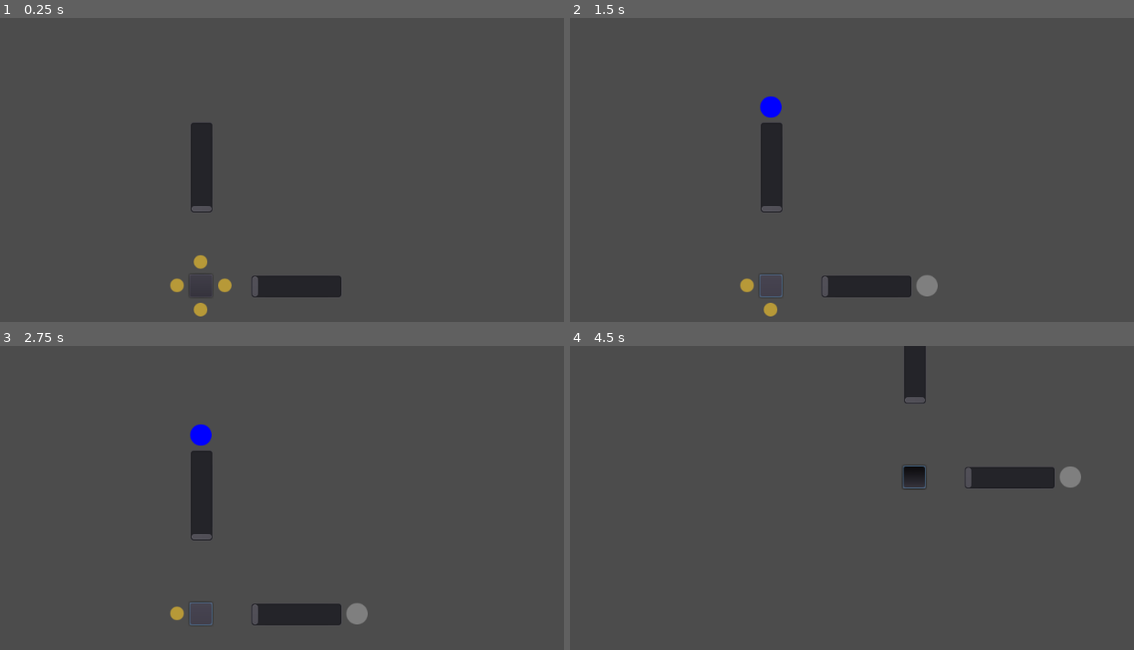
Above: before the commit, frames 1-4 (two rows, left to right).
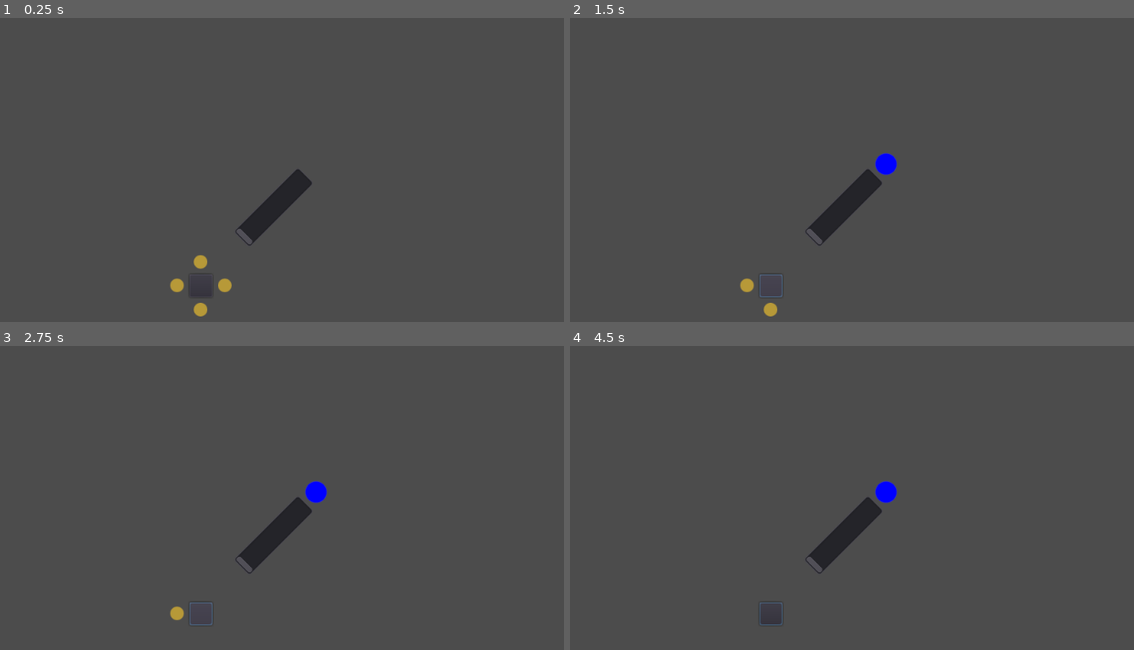
Above: after the commit, the same moments.

Repository: emshuttles/gamedevtv-gamejam-2023
Game: Godot game, scene res://src/objects/persometer/test_for_opening.tscn
Same seed, same stepped clock (60 frames per second), same inputs: the game is played once before the commit and once after it. Before the commit the project starts from res://src/objects/Persometer.tscn.
Inputs (mouse positions are in pixels of both pictures, inside the frame that each line leads up to):
- Up to frame 1 (0.25 s): no input
- Up to frame 2 (1.5 s): click (773, 285) at 0.5 s; click (773, 285) at 1.25 s
- Up to frame 3 (2.75 s): click (203, 613) at 2 s
- Up to frame 4 (4.5 s): tap Enter at 2.75, 4.25 s; drag from (840, 537) to (902, 464) at 2.77 s; tap Space at 3.5 s; drag from (682, 580) to (981, 400) at 3.52 s; move the mouse to (902, 464) at 4.27 s; click (902, 464) at 4.42 s

The runs differ from the first frame. In frame 1, 3.2% of the frame differs, in the area x 33-61%, y 34-92%; in frame 2, 3.9%, in the area x 33-66%, y 25-92%; in frame 3, 3.9%; in frame 4, 3.5%.

Commit message:
persometer dragging and open/close

Diff:
--- a/project.godot
+++ b/project.godot
@@ -8,10 +8,20 @@
 
 config_version=4
 
+_global_script_classes=[ {
+"base": "Node2D",
+"class": "Draggable",
+"language": "GDScript",
+"path": "res://src/components/draggable.gd"
+} ]
+_global_script_class_icons={
+"Draggable": ""
+}
+
 [application]
 
 config/name="GameDev.tv Game Jam 2023"
-run/main_scene="res://src/objects/Persometer.tscn"
+run/main_scene="res://src/objects/persometer/test_for_opening.tscn"
 config/icon="res://icon.png"
 
 [autoload]
--- a/src/components/draggable.gd
+++ b/src/components/draggable.gd
@@ -1,20 +1,25 @@
-extends Area2D
+class_name Draggable
+extends Node2D
 
 
 var _is_held := false
+var click_position:Vector2
 
 onready var parent:Node = get_parent()
 
+signal drag_ended()
+
 
 func _ready() -> void:
-	connect("input_event",self,"_on_input_event")
+	parent.connect("input_event",self,"_on_input_event")
+
 
 
 func _unhandled_input(event: InputEvent) -> void:
 	if event is InputEventMouseMotion:
 		event = event as InputEventMouseMotion
 		if _is_held:
-			parent.global_position = event.global_position
+			owner.global_position = event.position - click_position
 			get_tree().set_input_as_handled()
 
 
@@ -26,3 +31,8 @@
 				if event.pressed
 				else Input.MOUSE_MODE_VISIBLE)
 		Input.mouse_mode = mouse_mode
+		click_position = owner.get_local_mouse_position()
+
+		if not event.pressed:
+			_is_held = false
+			emit_signal("drag_ended")
--- a/src/objects/Persometer.tscn
+++ /dev/null
@@ -1,68 +0,0 @@
-[gd_scene load_steps=7 format=2]
-
-[ext_resource path="res://src/objects/persometer.gd" type="Script" id=1]
-[ext_resource path="res://assets/persometer/use.png" type="Texture" id=2]
-[ext_resource path="res://assets/persometer/warmth.png" type="Texture" id=3]
-[ext_resource path="res://src/objects/persometer/axis.tscn" type="PackedScene" id=4]
-[ext_resource path="res://src/components/draggable.gd" type="Script" id=5]
-
-[sub_resource type="RectangleShape2D" id=1]
-extents = Vector2( 159, 163.5 )
-
-[node name="Persometer" type="Node2D"]
-position = Vector2( 413, 360 )
-script = ExtResource( 1 )
-
-[node name="AxisX" parent="." instance=ExtResource( 4 )]
-
-[node name="AxisY" parent="." instance=ExtResource( 4 )]
-rotation = -1.5708
-
-[node name="WarmtY" type="Sprite" parent="."]
-visible = false
-position = Vector2( 14, -203 )
-texture = ExtResource( 3 )
-
-[node name="MarkerY" type="VScrollBar" parent="."]
-visible = false
-margin_left = -2.0
-margin_top = -182.0
-margin_right = 30.0
-margin_bottom = -54.0
-rect_min_size = Vector2( 32, 128 )
-min_value = 1.0
-max_value = 5.0
-step = 1.0
-value = 1.0
-
-[node name="ButtonActivate" type="Button" parent="."]
-margin_right = 12.0
-margin_bottom = 20.0
-rect_min_size = Vector2( 32, 32 )
-
-[node name="Uses" type="Sprite" parent="."]
-
-[node name="Use1" type="Sprite" parent="Uses"]
-position = Vector2( 15, -18 )
-texture = ExtResource( 2 )
-
-[node name="Use2" type="Sprite" parent="Uses"]
-position = Vector2( 49, 15 )
-texture = ExtResource( 2 )
-
-[node name="Use3" type="Sprite" parent="Uses"]
-position = Vector2( 15, 49 )
-texture = ExtResource( 2 )
-
-[node name="Use4" type="Sprite" parent="Uses"]
-position = Vector2( -18, 15 )
-texture = ExtResource( 2 )
-
-[node name="Draggable" type="Area2D" parent="."]
-script = ExtResource( 5 )
-
-[node name="CollisionShape2D" type="CollisionShape2D" parent="Draggable"]
-position = Vector2( 114, -91.5 )
-shape = SubResource( 1 )
-
-[connection signal="pressed" from="ButtonActivate" to="." method="_on_ButtonActivate_pressed"]
--- a/src/objects/persometer.gd
+++ /dev/null
@@ -1,26 +0,0 @@
-extends Node2D
-
-
-export var target_x:int = 3
-export var target_y:int = 5
-
-var use_count:int = 0
-export var use_max:int = 4
-
-func _ready() -> void:
-#	$WarmtY.modulate.a = 0
-#	$WarmtX.modulate.a = 0
-	pass
-
-
-func _on_ButtonActivate_pressed() -> void:
-	if use_count < use_max:
-		var use_highlight = $Uses.get_child(use_count)
-		use_highlight.visible = false
-		use_count += 1
-
-		$AxisX.check(target_x)
-		$AxisY.check(target_y)
-
-	else:
-		print("out of uses!")
--- /dev/null
+++ b/src/objects/persometer/Persometer.tscn
@@ -0,0 +1,187 @@
+[gd_scene load_steps=10 format=2]
+
+[ext_resource path="res://src/objects/persometer/axis.tscn" type="PackedScene" id=1]
+[ext_resource path="res://src/objects/persometer/persometer.gd" type="Script" id=2]
+[ext_resource path="res://src/components/draggable.gd" type="Script" id=3]
+[ext_resource path="res://assets/persometer/use.png" type="Texture" id=4]
+[ext_resource path="res://assets/persometer/warmth.png" type="Texture" id=5]
+
+[sub_resource type="RectangleShape2D" id=1]
+extents = Vector2( 159, 163.5 )
+
+[sub_resource type="Animation" id=2]
+length = 0.001
+tracks/0/type = "value"
+tracks/0/path = NodePath("AxisX:rotation_degrees")
+tracks/0/interp = 1
+tracks/0/loop_wrap = true
+tracks/0/imported = false
+tracks/0/enabled = true
+tracks/0/keys = {
+"times": PoolRealArray( 0 ),
+"transitions": PoolRealArray( 1 ),
+"update": 0,
+"values": [ -45.0 ]
+}
+tracks/1/type = "value"
+tracks/1/path = NodePath("AxisY:rotation_degrees")
+tracks/1/interp = 1
+tracks/1/loop_wrap = true
+tracks/1/imported = false
+tracks/1/enabled = true
+tracks/1/keys = {
+"times": PoolRealArray( 0 ),
+"transitions": PoolRealArray( 1 ),
+"update": 0,
+"values": [ -45.0 ]
+}
+
+[sub_resource type="Animation" id=4]
+resource_name = "close"
+length = 0.5
+tracks/0/type = "value"
+tracks/0/path = NodePath(".:rotation_degrees")
+tracks/0/interp = 1
+tracks/0/loop_wrap = true
+tracks/0/imported = false
+tracks/0/enabled = true
+tracks/0/keys = {
+"times": PoolRealArray(  ),
+"transitions": PoolRealArray(  ),
+"update": 0,
+"values": [  ]
+}
+tracks/1/type = "value"
+tracks/1/path = NodePath("AxisX:rotation_degrees")
+tracks/1/interp = 1
+tracks/1/loop_wrap = true
+tracks/1/imported = false
+tracks/1/enabled = true
+tracks/1/keys = {
+"times": PoolRealArray( 0, 0.5 ),
+"transitions": PoolRealArray( -2, -2 ),
+"update": 0,
+"values": [ 0.0, -45.0 ]
+}
+tracks/2/type = "value"
+tracks/2/path = NodePath("AxisY:rotation_degrees")
+tracks/2/interp = 1
+tracks/2/loop_wrap = true
+tracks/2/imported = false
+tracks/2/enabled = true
+tracks/2/keys = {
+"times": PoolRealArray( 0, 0.5 ),
+"transitions": PoolRealArray( 1, -2 ),
+"update": 0,
+"values": [ -90.0002, -45.0 ]
+}
+
+[sub_resource type="Animation" id=3]
+resource_name = "open"
+length = 0.5
+tracks/0/type = "value"
+tracks/0/path = NodePath(".:rotation_degrees")
+tracks/0/interp = 1
+tracks/0/loop_wrap = true
+tracks/0/imported = false
+tracks/0/enabled = true
+tracks/0/keys = {
+"times": PoolRealArray(  ),
+"transitions": PoolRealArray(  ),
+"update": 0,
+"values": [  ]
+}
+tracks/1/type = "value"
+tracks/1/path = NodePath("AxisX:rotation_degrees")
+tracks/1/interp = 1
+tracks/1/loop_wrap = true
+tracks/1/imported = false
+tracks/1/enabled = true
+tracks/1/keys = {
+"times": PoolRealArray( 0, 0.5 ),
+"transitions": PoolRealArray( -2, -2 ),
+"update": 0,
+"values": [ -45.0, 0.0 ]
+}
+tracks/2/type = "value"
+tracks/2/path = NodePath("AxisY:rotation_degrees")
+tracks/2/interp = 1
+tracks/2/loop_wrap = true
+tracks/2/imported = false
+tracks/2/enabled = true
+tracks/2/keys = {
+"times": PoolRealArray( 0, 0.5 ),
+"transitions": PoolRealArray( -2, 1 ),
+"update": 0,
+"values": [ -45.0, -90.0002 ]
+}
+
+[node name="Persometer" type="Node2D"]
+position = Vector2( 413, 360 )
+script = ExtResource( 2 )
+
+[node name="Area2D" type="Area2D" parent="."]
+
+[node name="CollisionShape2D" type="CollisionShape2D" parent="Area2D"]
+position = Vector2( 90, -78 )
+shape = SubResource( 1 )
+
+[node name="Draggable" type="Node2D" parent="Area2D"]
+script = ExtResource( 3 )
+
+[node name="AxisX" parent="." instance=ExtResource( 1 )]
+rotation = -0.785398
+
+[node name="AxisY" parent="." instance=ExtResource( 1 )]
+rotation = -0.785398
+
+[node name="WarmtY" type="Sprite" parent="."]
+visible = false
+position = Vector2( 14, -203 )
+texture = ExtResource( 5 )
+
+[node name="MarkerY" type="VScrollBar" parent="."]
+visible = false
+margin_left = -2.0
+margin_top = -182.0
+margin_right = 30.0
+margin_bottom = -54.0
+rect_min_size = Vector2( 32, 128 )
+min_value = 1.0
+max_value = 5.0
+step = 1.0
+value = 1.0
+
+[node name="ButtonActivate" type="Button" parent="."]
+margin_right = 12.0
+margin_bottom = 20.0
+rect_min_size = Vector2( 32, 32 )
+
+[node name="Uses" type="Sprite" parent="."]
+
+[node name="Use1" type="Sprite" parent="Uses"]
+position = Vector2( 15, -18 )
+texture = ExtResource( 4 )
+
+[node name="Use2" type="Sprite" parent="Uses"]
+position = Vector2( 49, 15 )
+texture = ExtResource( 4 )
+
+[node name="Use3" type="Sprite" parent="Uses"]
+position = Vector2( 15, 49 )
+texture = ExtResource( 4 )
+
+[node name="Use4" type="Sprite" parent="Uses"]
+position = Vector2( -18, 15 )
+texture = ExtResource( 4 )
+
+[node name="AnimationPlayer" type="AnimationPlayer" parent="."]
+unique_name_in_owner = true
+anims/RESET = SubResource( 2 )
+anims/close = SubResource( 4 )
+anims/open = SubResource( 3 )
+
+[connection signal="area_entered" from="Area2D" to="." method="_on_Area2D_area_entered"]
+[connection signal="area_exited" from="Area2D" to="." method="_on_Area2D_area_exited"]
+[connection signal="drag_ended" from="Area2D/Draggable" to="." method="_on_Draggable_drag_ended"]
+[connection signal="pressed" from="ButtonActivate" to="." method="_on_ButtonActivate_pressed"]
--- /dev/null
+++ b/src/objects/persometer/persometer.gd
@@ -0,0 +1,49 @@
+extends Node2D
+
+
+export var target_x:int = 3
+export var target_y:int = 5
+export var use_max:int = 4
+
+var use_count:int = 0
+var is_over_candidate:bool = false
+
+onready var node_animation_player:AnimationPlayer = $"%AnimationPlayer"
+
+
+func _ready() -> void:
+	node_animation_player.assigned_animation = "close"
+
+
+func _on_ButtonActivate_pressed() -> void:
+	if use_count < use_max:
+		var use_highlight = $Uses.get_child(use_count)
+		use_highlight.visible = false
+		use_count += 1
+
+		$AxisX.check(target_x)
+		$AxisY.check(target_y)
+
+	else:
+		print("out of uses!")
+
+
+func _on_Area2D_area_entered(area: Area2D) -> void:
+	is_over_candidate = true
+	print("collision with: ", area.name)
+
+
+
+func _on_Area2D_area_exited(area: Area2D) -> void:
+	is_over_candidate = false
+	pass # Replace with function body.
+
+
+func _on_Draggable_drag_ended() -> void:
+	var assigned_animation = node_animation_player.assigned_animation
+	if is_over_candidate:
+		if assigned_animation != "open":
+			node_animation_player.play("open")
+	else:
+		if assigned_animation != "close":
+			node_animation_player.play("close")
--- /dev/null
+++ b/src/objects/persometer/test_for_opening.tscn
@@ -0,0 +1,16 @@
+[gd_scene load_steps=3 format=2]
+
+[ext_resource path="res://src/objects/persometer/Persometer.tscn" type="PackedScene" id=1]
+
+[sub_resource type="RectangleShape2D" id=1]
+extents = Vector2( 91.9536, 87.0995 )
+
+[node name="Node2D" type="Node2D"]
+
+[node name="Persometer" parent="." instance=ExtResource( 1 )]
+
+[node name="Paper" type="Area2D" parent="."]
+position = Vector2( 195, 224 )
+
+[node name="CollisionShape2D" type="CollisionShape2D" parent="Paper"]
+shape = SubResource( 1 )
